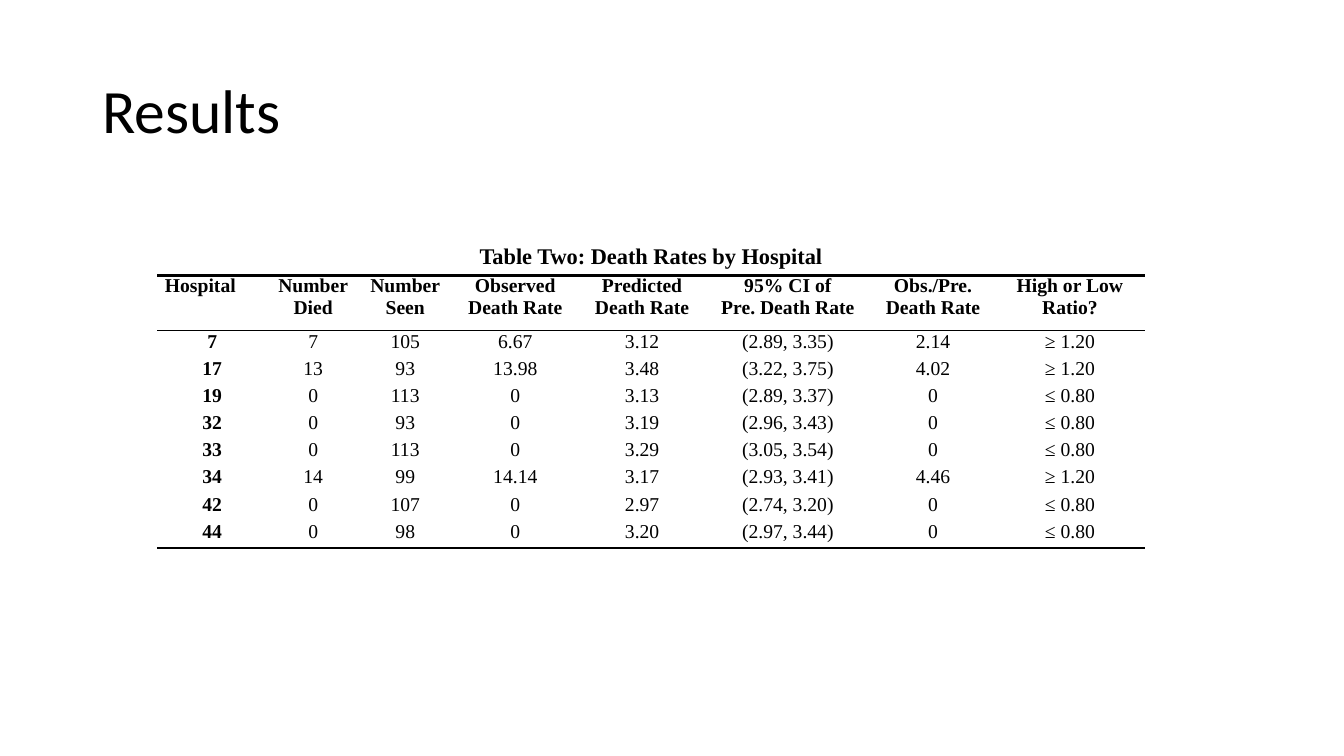
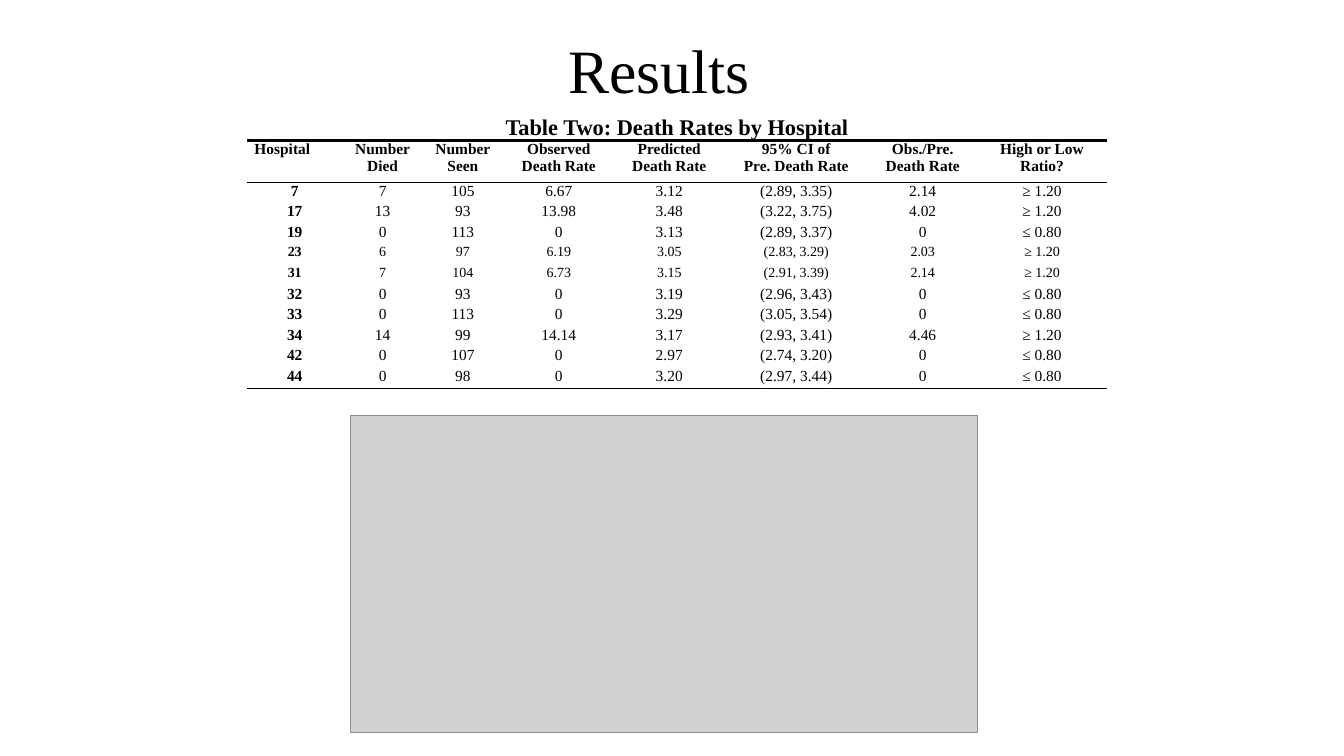
Before and after one commit to elcotton/bios6623-elcotton, a slide deck: slide 6 of Project2/Reports/BIOS6623_Project2_FinalPresentation.pptx (slide 5 before the commit). Drawn at 1344x756 pixels with LibreOffice and Linux fonts; fonts in the diff are those of the drawing; grey boxes stand for pictures. Boxes give left, top, right and bottom in pixels: in the first picture for what was removed or moved away, otherwise in the second. Text is boxed around its words. In the diff, an @@ line names an element or a change of style, - is before the commit and + after.

```diff
--- a/Project2/Reports/BIOS6623_Project2_FinalPresentation.pptx
+++ b/Project2/Reports/BIOS6623_Project2_FinalPresentation.pptx
@@ title "Results": place and size @@
-title "Results" at [102, 90, 280, 134]
+title "Results" at [569, 50, 750, 94]
@@ title "Results" at [569, 50, 750, 94]: font Calibri to Times New Roman @@
@@ table at [247, 116, 1109, 391] @@
+row 6: 23 | 6 | 97 | 6.19 | 3.05 | (2.83, 3.29) | 2.03 | ≥ 1.20
+row 7: 31 | 7 | 104 | 6.73 | 3.15 | (2.91, 3.39) | 2.14 | ≥ 1.20
@@ table: place and size @@
-table at [157, 245, 1144, 548]
+table at [247, 116, 1109, 391]
@@ picture added at [351, 416, 978, 733] @@
```
Also in this commit, not shown: 4 other slides changed, 2 slides added, 3 slides removed, 5 other files.
